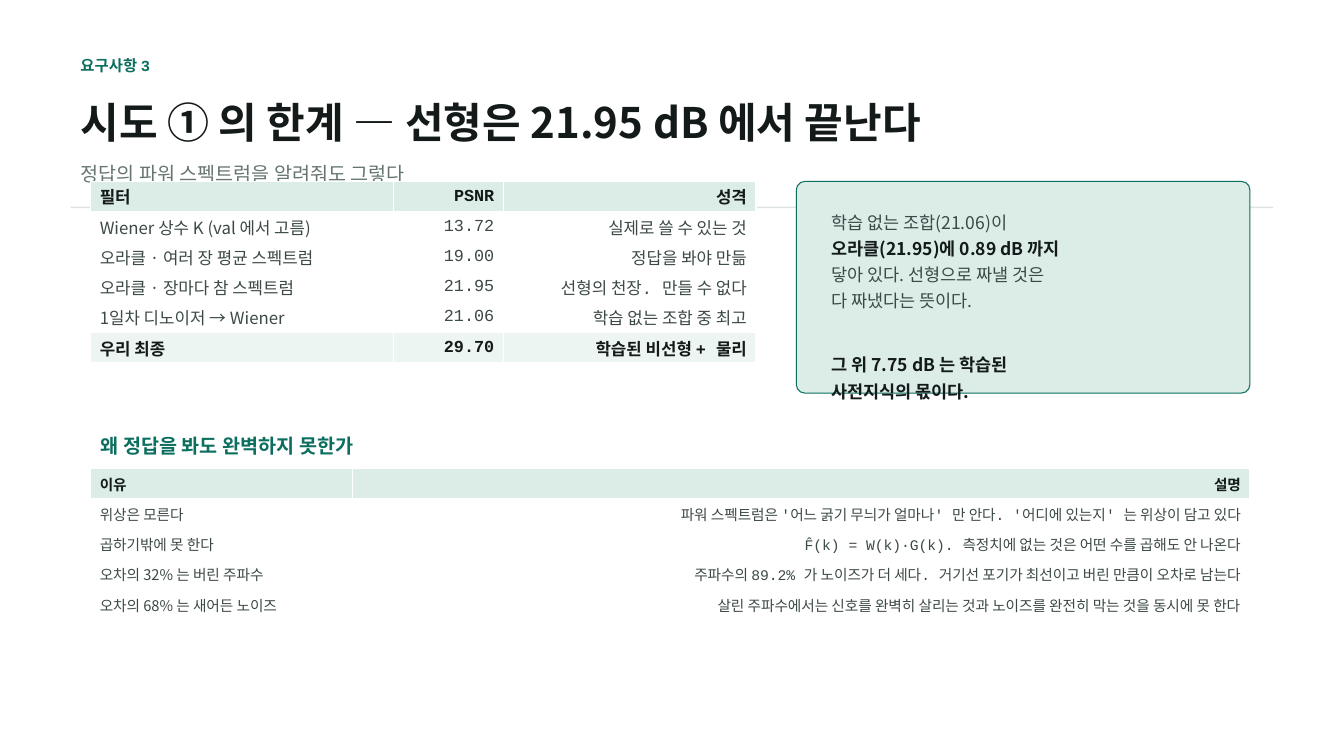
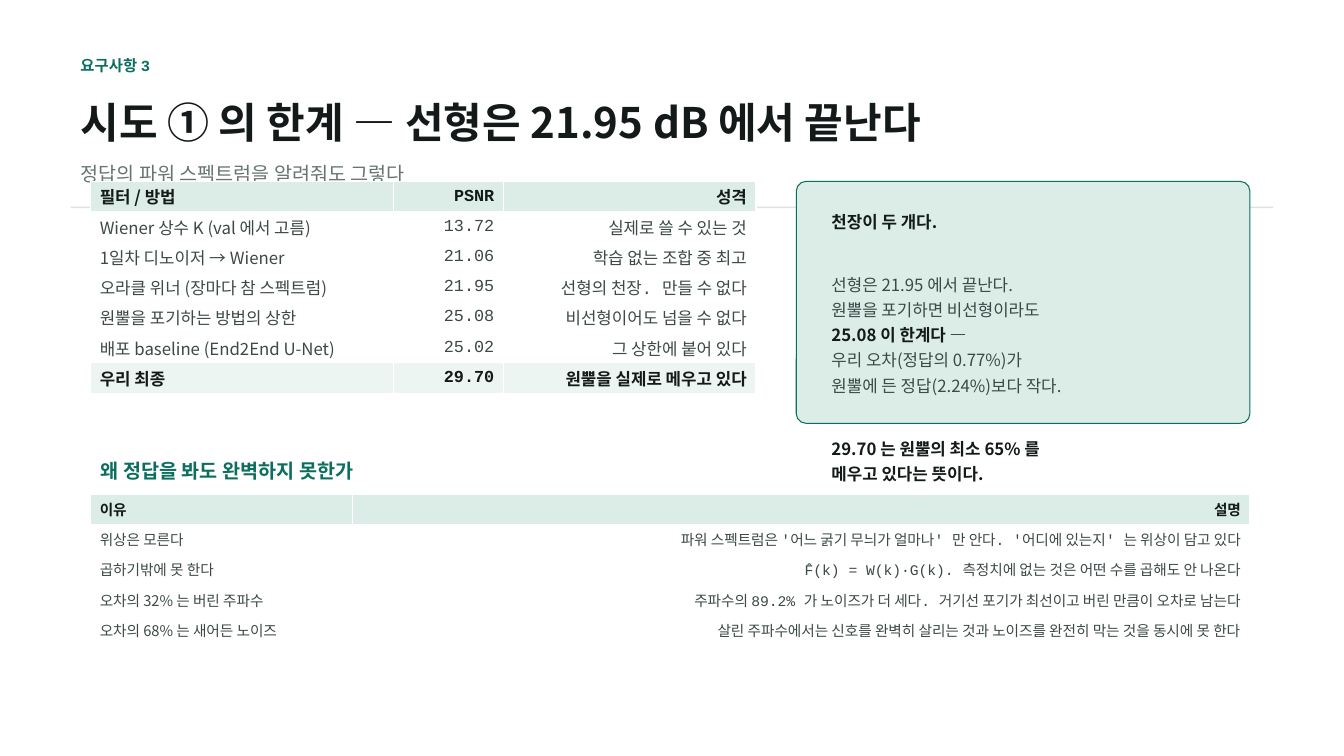
Before and after one commit to kithhooni-commits/ds-practice, a slide deck: slide 7 of 실습5/실습5_day3_발표.pptx. Drawn at 1344x756 pixels with LibreOffice and Linux fonts; fonts in the diff are those of the drawing. Boxes give left, top, right and bottom in pixels: in the first picture for what was removed or moved away, otherwise in the second. Text is boxed around its words. In the diff, an @@ line names an element or a change of style, - is before the commit and + after.

```diff
--- a/실습5/실습5_day3_발표.pptx
+++ b/실습5/실습5_day3_발표.pptx
@@ table at [91, 181, 757, 393] @@
-row 1, column 1: 필터
+row 1, column 1: 필터 / 방법
-row 3: 오라클 · 여러 장 평균 스펙트럼 | 19.00 | 정답을 봐야 만듦
-row 4: 오라클 · 장마다 참 스펙트럼 | 21.95 | 선형의 천장. 만들 수 없다
-row 6: 우리 최종 | 29.70 | 학습된 비선형 + 물리
+row 4: 오라클 위너 (장마다 참 스펙트럼) | 21.95 | 선형의 천장. 만들 수 없다
+row 5: 원뿔을 포기하는 방법의 상한 | 25.08 | 비선형이어도 넘을 수 없다
+row 6: 배포 baseline (End2End U-Net) | 25.02 | 그 상한에 붙어 있다
+row 7: 우리 최종 | 29.70 | 원뿔을 실제로 메우고 있다
@@ rounded rectangle: place and size @@
-rounded rectangle at [797, 181, 1250, 393]
+rounded rectangle at [797, 181, 1250, 423]
@@ text at [831, 214, 1062, 482]: text changed; size 12.5 to 12 pt; text colour #131A19 to #3C4947; bold off @@
-학습 없는 조합(21.06)이
-오라클(21.95)에 0.89 dB 까지
-닿아 있다. 선형으로 짜낼 것은
-다 짜냈다는 뜻이다.
-그 위 7.75 dB 는 학습된
-사전지식의 몫이다.
+천장이 두 개다.
+선형은 21.95 에서 끝난다.
+원뿔을 포기하면 비선형이라도
+25.08 이 한계다 —
+우리 오차(정답의 0.77%)가
+원뿔에 든 정답(2.24%)보다 작다.
+29.70 는 원뿔의 최소 65% 를
+메우고 있다는 뜻이다.
@@ text "왜 정답을 봐도 완벽하지 못한가": place and size @@
-text "왜 정답을 봐도 완벽하지 못한가" at [101, 436, 353, 455]
+text "왜 정답을 봐도 완벽하지 못한가" at [101, 461, 353, 480]
@@ table: place and size @@
-table at [91, 469, 1250, 620]
+table at [91, 494, 1250, 645]
```
Also in this commit, not shown: 1 other file.
